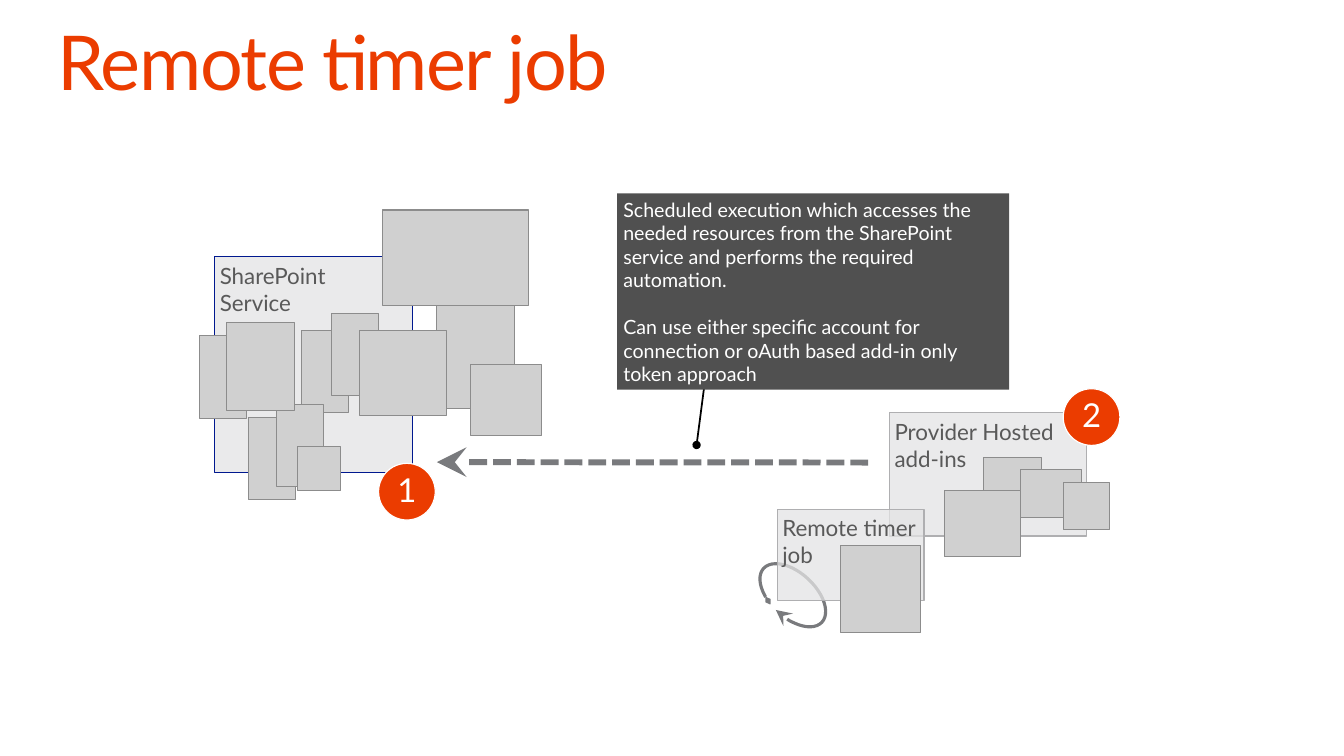
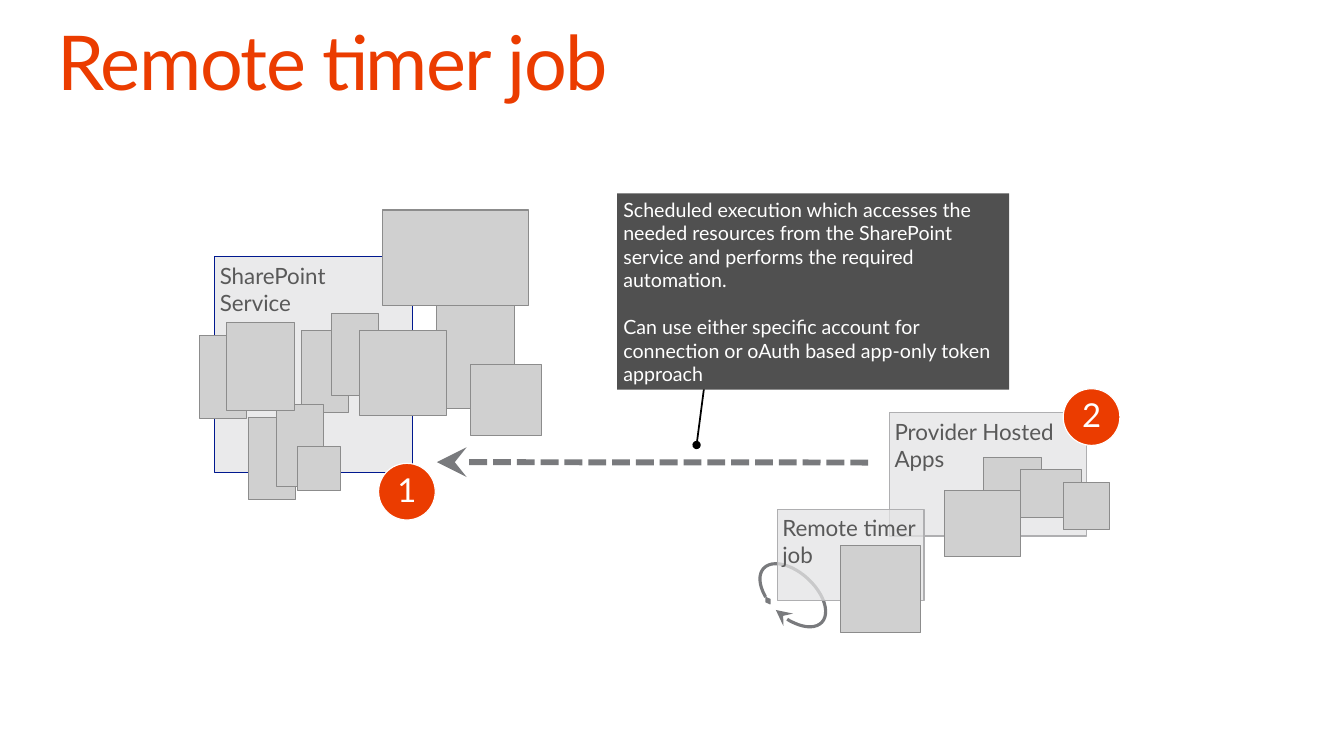
Before and after one commit to OfficeDev/TrainingContent, a slide deck: slide 10 of O3658/05 Using Remote Event Receivers and Remote Timer Jobs/5_RemoteTimersEvents.pptx. Drawn at 1344x756 pixels with LibreOffice and Linux fonts; fonts in the diff are those of the drawing; grey boxes stand for pictures; background and template pictures are left out. Boxes give left, top, right and bottom in pixels: in the first picture for what was removed or moved away, otherwise in the second. Text is boxed around its words. In the diff, an @@ line names an element or a change of style, - is before the commit and + after.

```diff
--- a/O3658/05 Using Remote Event Receivers and Remote Timer Jobs/5_RemoteTimersEvents.pptx
+++ b/O3658/05 Using Remote Event Receivers and Remote Timer Jobs/5_RemoteTimersEvents.pptx
@@ text in rectangle at (x1=623, y1=319, x2=990, y2=385): text changed @@
-  Can use either specific account for connection or oAuth based add-in only token approach
+  Can use either specific account for connection or oAuth based app-only token approach
@@ text in rectangle at (x1=895, y1=423, x2=1053, y2=471): text changed @@
-Provider Hosted add-ins
+Provider Hosted Apps
```
Also in this commit, not shown: 18 other slides changed, 1 slide added, 1 slide removed, 1 other file.
